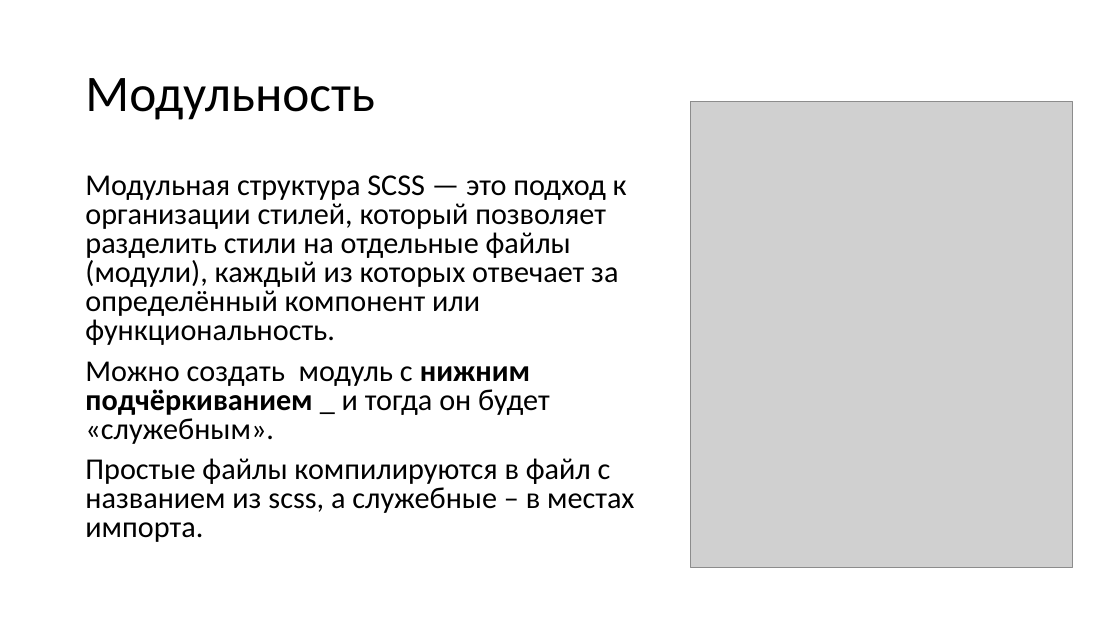
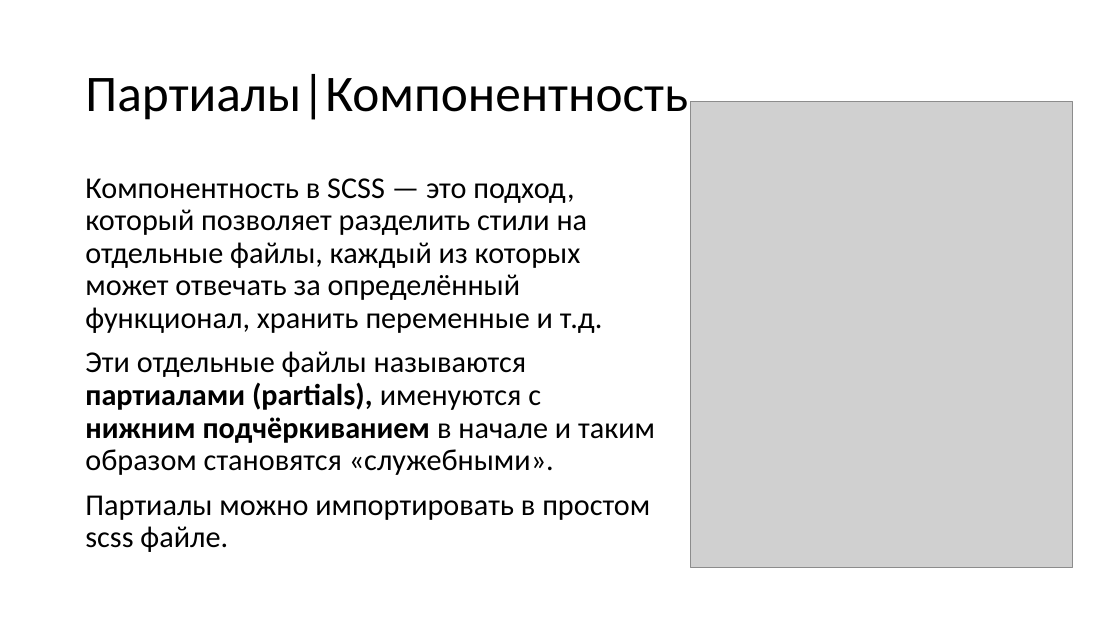
Before and after one commit to TalantRys/scss-study, a slide deck: slide 11 of sass.pptx (slide 9 before the commit). Drawn at 1120x630 pixels with LibreOffice and Linux fonts; fonts in the diff are those of the drawing; grey boxes stand for pictures. Boxes give left, top, right and bottom in pixels: in the first picture for what was removed or moved away, otherwise in the second. Text is boxed around its words. In the diff, an @@ line names an element or a change of style, - is before the commit and + after.

Commit message:
working on presentation 3

```diff
--- a/sass.pptx
+++ b/sass.pptx
@@ title at <box>85,74,688,120</box>: text changed @@
-Модульность
+Партиалы|Компонентность
@@ text at <box>85,178,655,552</box>: text changed @@
-Модульная структура SCSS — это подход к организации стилей, который позволяет разделить стили на отдельные файлы (модули), каждый из которых отвечает за определённый компонент или функциональность.
-Можно создать модуль с нижним подчёркиванием _ и тогда он будет «служебным».
-Простые файлы компилируются в файл с названием из scss, а служебные – в местах импорта.
+Компонентность в SCSS — это подход, который позволяет разделить стили на отдельные файлы, каждый из которых может отвечать за определённый функционал, хранить переменные и т.д.
+Эти отдельные файлы называются партиалами (partials), именуются с нижним подчёркиванием в начале и таким образом становятся «служебными».
+Партиалы можно импортировать в простом scss файле.
```
Also in this commit, not shown: 5 other slides changed, 4 slides added, 1 slide removed.
